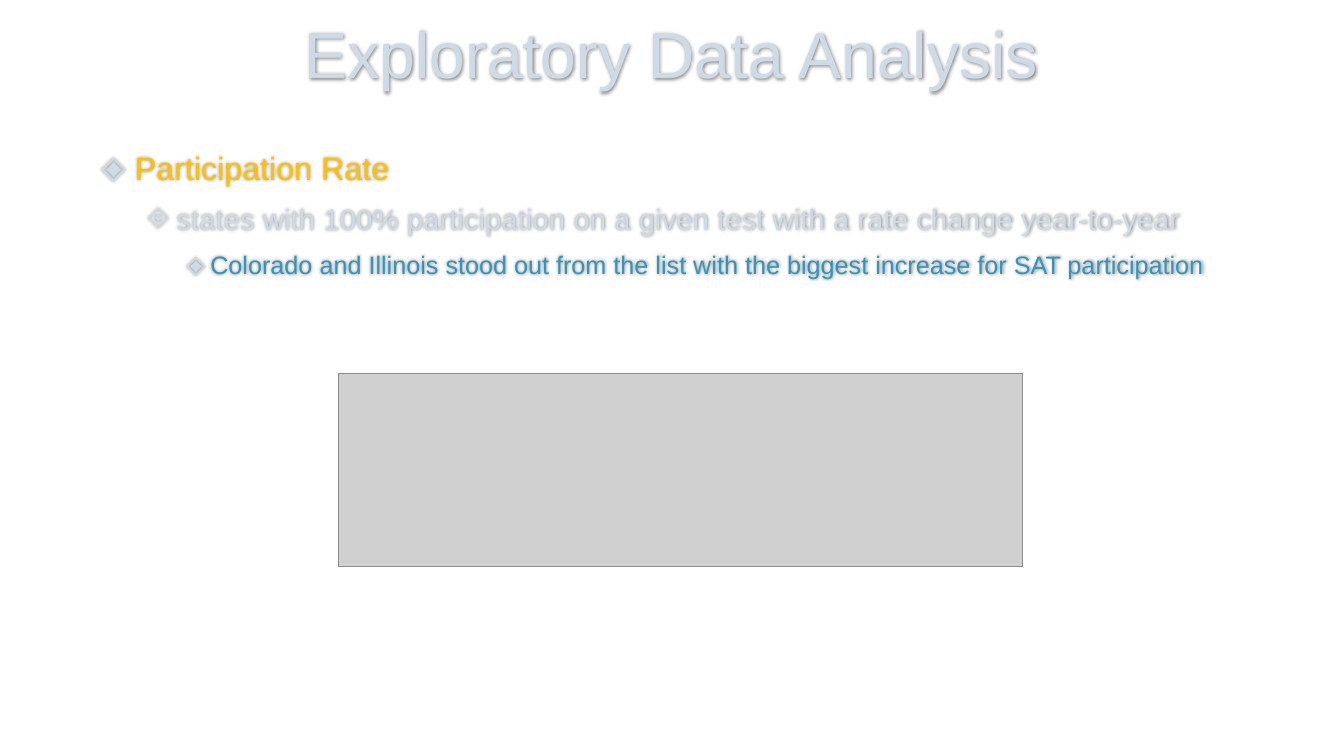
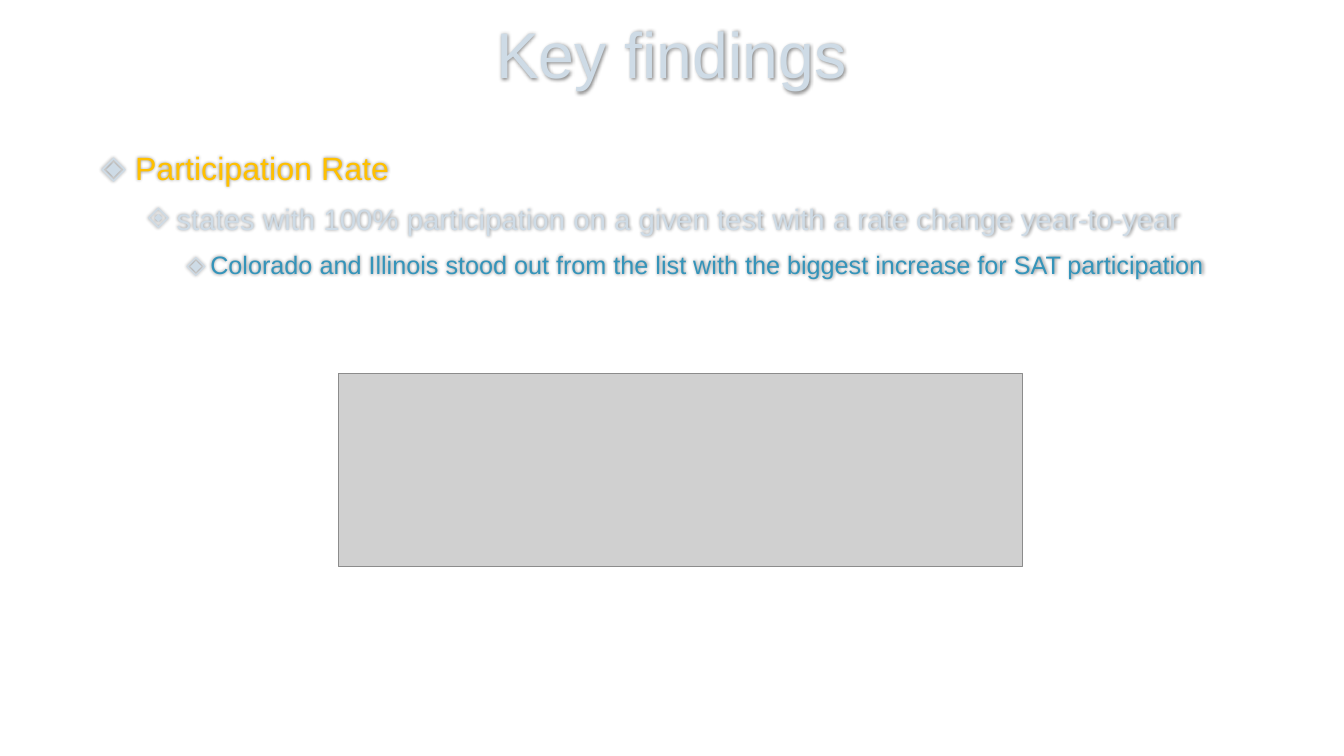
Before and after one commit to GitJeffreySim/dsiprojects, a slide deck: slide 4 of project_1/Project_1_presentation_joint.pptx. Drawn at 1344x756 pixels with LibreOffice and Linux fonts; fonts in the diff are those of the drawing; grey boxes stand for pictures; background and template pictures are left out. Boxes give left, top, right and bottom in pixels: in the first picture for what was removed or moved away, otherwise in the second. Text is boxed around its words. In the diff, an @@ line names an element or a change of style, - is before the commit and + after.

```diff
--- a/project_1/Project_1_presentation_joint.pptx
+++ b/project_1/Project_1_presentation_joint.pptx
@@ title at (496, 31, 847, 91): text changed @@
-Exploratory Data Analysis
+Key findings
```
Also in this commit, not shown: 7 other slides changed, 50 other files.
